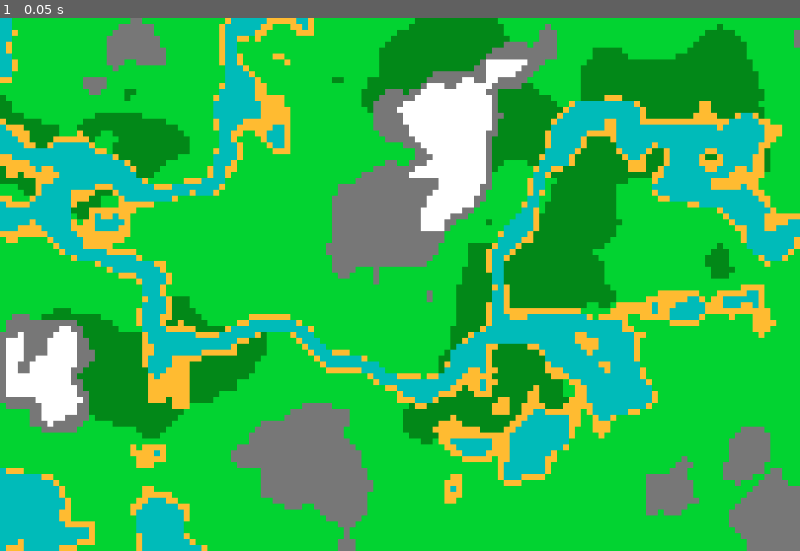
Above: before the commit, frame 1.
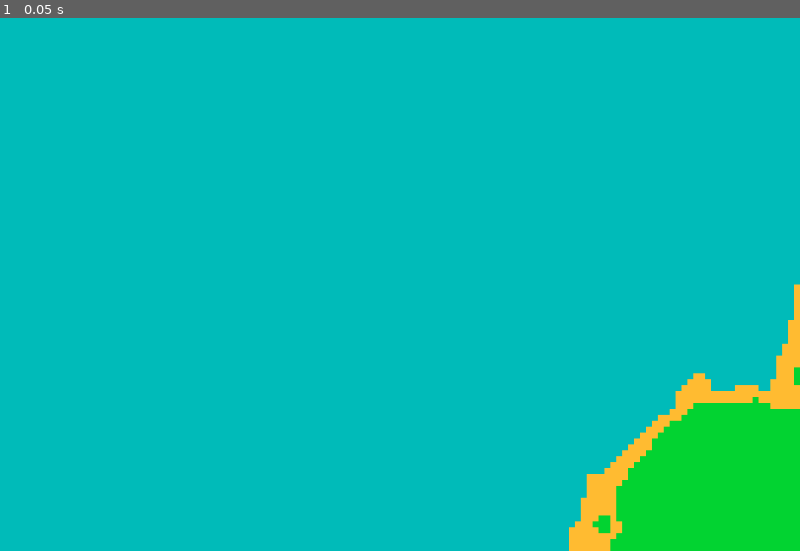
Above: after the commit, the same moment.

Repository: Dr-Somebody/Procedural_World
Game: Godot game, scene res://Scenes/world_map.tscn
Two runs of this game, one before a commit and one after it. Both use one fixed random seed, a clock stepped at 60 frames per second and the inputs below.
Inputs:
- Up to frame 1 (0.05 s): no input

The runs differ from the first frame. In frame 1, 83% of the frame differs, in the area x 0-100%, y 0-100%.

Commit message:
It Works :)

Diff:
--- a/Proc_Gen.gd
+++ b/Proc_Gen.gd
@@ -4,6 +4,7 @@
 @export var width = 1080 * 3
 @export var height = 720 * 3
 
+#Generate Noise Maps
 var moisture = FastNoiseLite.new()
 var temperature = FastNoiseLite.new()
 var altitude = FastNoiseLite.new()
@@ -11,8 +12,11 @@
 #Width and Height measured in tiles
 var mapWidth = width / 8
 var mapHeight = height / 8
+#Center to Corner Distance
+var diag = sqrt(pow(mapWidth/2, 2.0) + pow(mapHeight/2, 2.0))
 
 func _ready():
+	#Generate random seeds
 	moisture.seed = randi()
 	temperature.seed = randi()
 	altitude.seed = randi()
@@ -25,12 +29,20 @@
 	pass
 
 func generate_world():
+	#Generate noise data for every coordinate
 	for y in range(mapHeight):
 		for x in range(mapWidth):
 			var moist = abs(moisture.get_noise_2d(x,y))
 			var _temp = abs(temperature.get_noise_2d(x,y))
 			var alt = abs(altitude.get_noise_2d(x,y))
 
+			#Calculate distance from center to point
+			var distance = sqrt(pow(mapWidth/2 - x, 2.0) + pow(mapHeight/2 - y, 2.0))
+
+			#Lerp between vanilla alt and adjusted. Last number changes intensity of change
+			alt = lerp(alt, alt * (-pow(distance + mapHeight/2, 3.0) / pow(diag, 3.0) + 1), 0.7)
+
+			#Assign tile based on noise value
 			##Ocean
 			if(alt < 0.05):
 				set_cell(0, Vector2i(x,y), 0, Vector2i(0,0))
@@ -38,13 +50,13 @@
 			elif(alt < 0.075):
 				set_cell(0, Vector2i(x,y), 0, Vector2i(0,1))
 			#Grassland
-			elif(alt < 0.4 && moist < 0.35):
+			elif(alt < 0.3 && moist < 0.35):
 				set_cell(0, Vector2i(x,y), 0, Vector2i(0,2))
 			#Forest
-			elif(alt < 0.4):
+			elif(alt < 0.3):
 				set_cell(0, Vector2i(x,y), 0, Vector2i(1,2))
 			#Snow
-			elif(alt > 0.45 && moist > 0.25):
+			elif(alt > 0.35 && moist > 0.25):
 				set_cell(0, Vector2i(x,y), 0, Vector2i(1,3))
 			#Mountain
 			else:
--- a/Scenes/world_map.tscn
+++ b/Scenes/world_map.tscn
@@ -4,26 +4,26 @@
 [ext_resource type="Script" path="res://Proc_Gen.gd" id="2_36yts"]
 [ext_resource type="Script" path="res://Scenes/WorldNav.gd" id="3_04ib5"]
 
-[sub_resource type="TileSetAtlasSource" id="TileSetAtlasSource_l0oii"]
+[sub_resource type="TileSetAtlasSource" id="TileSetAtlasSource_yicae"]
 texture = ExtResource("1_x870i")
 texture_region_size = Vector2i(8, 8)
 0:0/0 = 0
 0:1/0 = 0
-1:2/0 = 0
 0:2/0 = 0
 0:3/0 = 0
 1:3/0 = 0
+1:2/0 = 0
 1:1/0 = 0
 1:0/0 = 0
 
-[sub_resource type="TileSet" id="TileSet_ee38k"]
+[sub_resource type="TileSet" id="TileSet_b1fn0"]
 tile_size = Vector2i(8, 8)
-sources/0 = SubResource("TileSetAtlasSource_l0oii")
+sources/0 = SubResource("TileSetAtlasSource_yicae")
 
 [node name="WorldMap" type="Node2D"]
 
 [node name="TileMap" type="TileMap" parent="."]
-tile_set = SubResource("TileSet_ee38k")
+tile_set = SubResource("TileSet_b1fn0")
 rendering_quadrant_size = 8
 format = 2
 script = ExtResource("2_36yts")
--- a/project.godot
+++ b/project.godot
@@ -22,4 +22,5 @@
 
 [rendering]
 
+textures/canvas_textures/default_texture_filter=0
 renderer/rendering_method="mobile"
